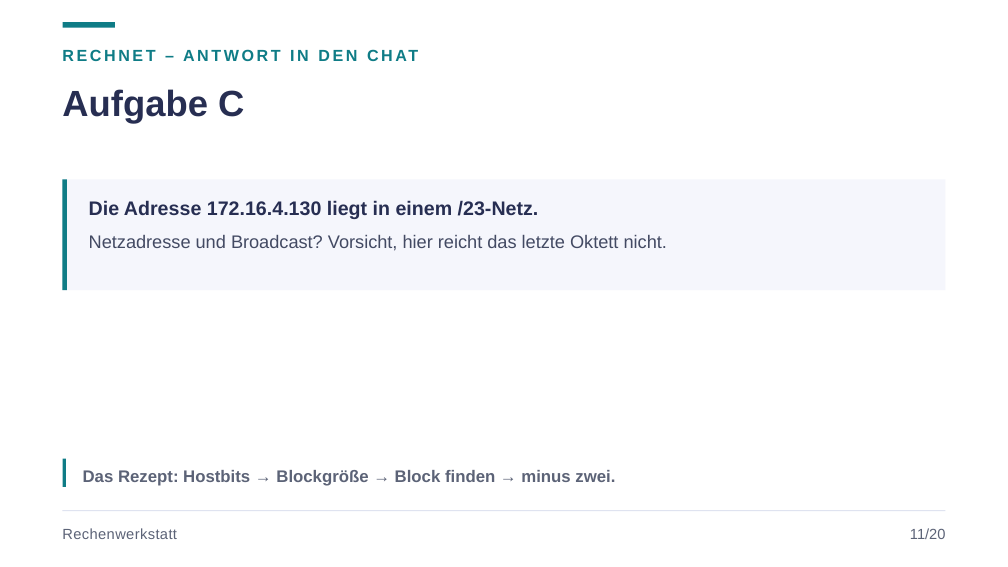
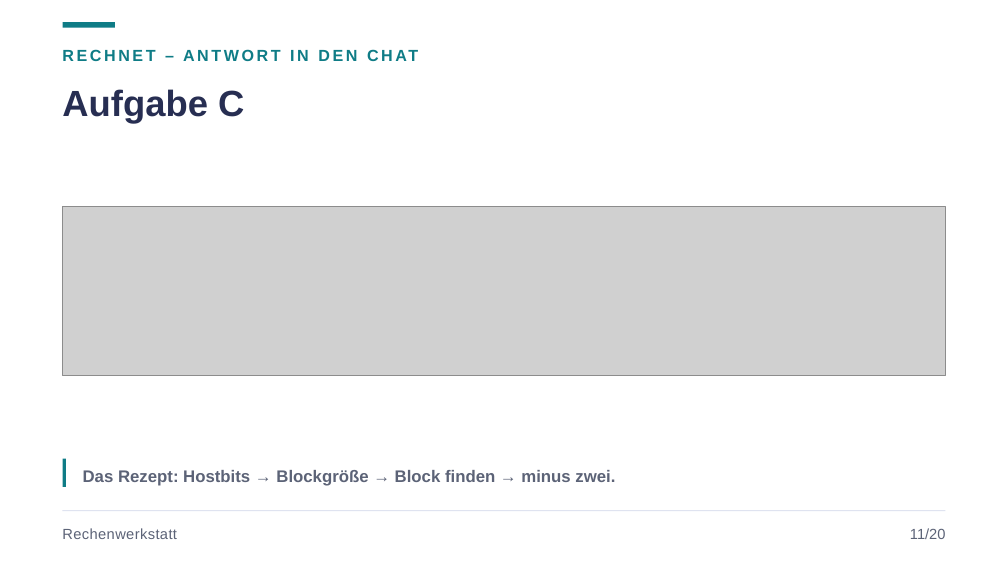
Before and after one commit to JacobMenge/kurs-unterlagen, a slide deck: slide 14 of folien/dist/02-adressierung-subnetting.pptx. Drawn at 1008x567 pixels with LibreOffice and Linux fonts; fonts in the diff are those of the drawing; grey boxes stand for pictures. Boxes give left, top, right and bottom in pixels: in the first picture for what was removed or moved away, otherwise in the second. Text is boxed around its words. In the diff, an @@ line names an element or a change of style, - is before the commit and + after.

```diff
--- a/folien/dist/02-adressierung-subnetting.pptx
+++ b/folien/dist/02-adressierung-subnetting.pptx
@@ rectangle removed at [62, 179, 946, 290] @@
@@ rectangle removed at [62, 179, 67, 290] @@
@@ picture added at [62, 207, 946, 376] @@
@@ text removed at [89, 200, 539, 219] @@
-Die Adresse 172.16.4.130 liegt in einem /23-Netz.
@@ text removed at [89, 235, 667, 251] @@
-Netzadresse und Broadcast? Vorsicht, hier reicht das letzte Oktett nicht.
```
Also in this commit, not shown: 5 other slides changed, 10 other files.
